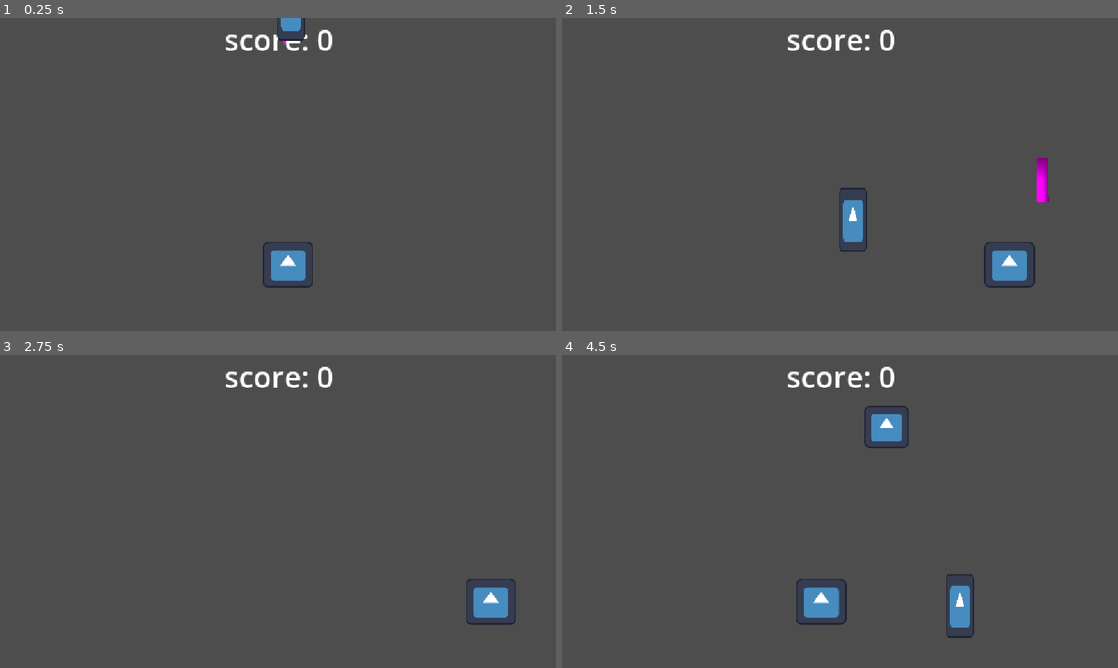
Above: before the commit, frames 1-4 (two rows, left to right).
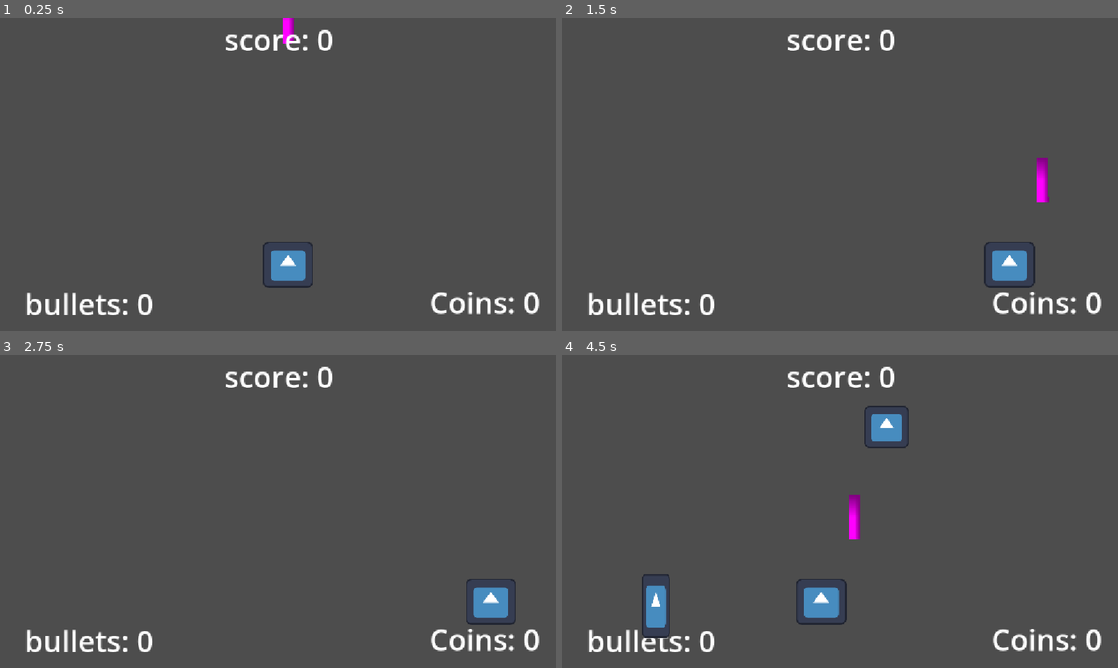
Above: after the commit, the same moments.

Repository: tanst-lang/Zombie-runner
Game: Godot game, scene res://world_scene.tscn
Two runs of this game, one before a commit and one after it. Both use one fixed random seed, a clock stepped at 60 frames per second and the inputs below. The engine's default icon, where the game draws it, is replaced by a stand-in: a white triangle on a blue panel in a dark square.
Inputs:
- Up to frame 1 (0.25 s): no input
- Up to frame 2 (1.5 s): hold Right (player_right) 0.53-1.28 s; tap Space (shoot) at 0.6, 1.35 s; hold Left (player_left) from 1.28 s (still down)
- Up to frame 3 (2.75 s): release Left (player_left) at 2.03 s; hold Right (player_right) from 2.03 s (still down); tap Space (shoot) at 2.1 s
- Up to frame 4 (4.5 s): tap Space (shoot) at 2.85, 3.6, 4.35 s; release Right (player_right) at 3.53 s; hold Left (player_left) from 3.53 s (still down)

The runs differ from the first frame. In frame 1, 1.5% of the frame differs, in the area x 4-97%, y 0-95%; in frame 2, 1.8%; in frame 3, 1.2%; in frame 4, 2.7%, in the area x 4-97%, y 44-95%.

Commit message:
enemies successfully die when hit
all collisions work
added Ui but doesn't look correct
next need to add game restart and coins

Diff:
--- a/zombie-runner/enemy.gd
+++ b/zombie-runner/enemy.gd
@@ -9,6 +9,8 @@
 func _on_area_entered(area: Area2D) -> void:
 	if area is bullet:
 		print("bullet")
+		queue_free()
+		area.queue_free()
 		enemy_killed.emit()
 
 	if area is player:
--- a/zombie-runner/enemy_spawner.gd
+++ /dev/null
@@ -1,8 +0,0 @@
-extends Node2D
-
-func _on_timer_timeout() -> void:
-	var enemy = preload("res://enemy_scene.tscn").instantiate()
-	enemy.position.y = 0
-	enemy.position.x = randf_range(1,110) * 10
-
-	add_child(enemy)
--- a/zombie-runner/player_scene.gd
+++ b/zombie-runner/player_scene.gd
@@ -15,7 +15,7 @@
 	if Input.is_action_pressed("player_right") and position.x < 1100:
 		position.x += SPEED
 
-	if Input.is_action_just_pressed("shoot") and ammo > 0:
+	if Input.is_action_just_pressed("shoot") :
 		var bullet = bullet_prefab.instantiate()
 		bullet.position = position
 		ammo -=1
--- a/zombie-runner/world.gd
+++ b/zombie-runner/world.gd
@@ -10,8 +10,21 @@
 func _process(delta: float) -> void:
 	pass
 
+
+
+func _on_timer_timeout() -> void:
+	var enemy = preload("res://enemy_scene.tscn").instantiate()
+	enemy.position.y = 0
+	enemy.position.x = randf_range(1,110) * 10
+	enemy.enemy_killed.connect(_on_enemy_killed)
+	add_child(enemy)
+
+
 func _update_ui():
 	$game_ui/score_label.text = "score: " + str(score)
 
-func _on_enemy_enemy_killed() -> void:
+
+func _on_enemy_killed():
+	print("enemy killed")
 	score += 10
+	_update_ui()
--- a/zombie-runner/world_scene.tscn
+++ b/zombie-runner/world_scene.tscn
@@ -3,9 +3,7 @@
 [ext_resource type="Script" uid="uid://b8vs2bpj8iumv" path="res://world.gd" id="1_cbn5i"]
 [ext_resource type="PackedScene" uid="uid://blg0gumwuixav" path="res://player_scene.tscn" id="1_vbdgo"]
 [ext_resource type="Script" uid="uid://dypd7otegk3si" path="res://obstacles_spawner.gd" id="2_77iun"]
-[ext_resource type="Script" uid="uid://ho2g5cllo3qf" path="res://enemy_spawner.gd" id="3_77iun"]
 [ext_resource type="PackedScene" uid="uid://dnaevhn75frux" path="res://bullet_scene.tscn" id="4_ijqok"]
-[ext_resource type="PackedScene" uid="uid://c1cnkhjwbj27r" path="res://enemy_scene.tscn" id="6_3gybg"]
 
 [sub_resource type="SystemFont" id="SystemFont_ge4e3"]
 
@@ -22,17 +20,14 @@
 [node name="bullet" parent="." unique_id=1576397597 instance=ExtResource("4_ijqok")]
 position = Vector2(599, 382)
 
+[node name="Timer" type="Timer" parent="." unique_id=2036157581]
+wait_time = 3.0
+autostart = true
+
 [node name="obstacles_spawner" type="Node2D" parent="." unique_id=433028103]
 script = ExtResource("2_77iun")
 
 [node name="Timer" type="Timer" parent="obstacles_spawner" unique_id=861446504]
-wait_time = 3.0
-autostart = true
-
-[node name="enemy spawner" type="Node2D" parent="." unique_id=1535173030]
-script = ExtResource("3_77iun")
-
-[node name="Timer" type="Timer" parent="enemy spawner" unique_id=2036157581]
 wait_time = 3.0
 autostart = true
 
@@ -53,12 +48,19 @@
 
 [node name="ammo_label" type="Label" parent="game_ui" unique_id=2067142503]
 layout_mode = 0
-offset_right = 40.0
-offset_bottom = 84.0
+offset_left = 51.0
+offset_top = 549.0
+offset_right = 318.0
+offset_bottom = 633.0
+text = "bullets: 0"
 
-[node name="enemy" parent="." unique_id=1360148667 instance=ExtResource("6_3gybg")]
-position = Vector2(604, -107)
+[node name="coins_label" type="Label" parent="game_ui" unique_id=1192901709]
+layout_mode = 0
+offset_left = 890.0
+offset_top = 546.0
+offset_right = 1142.0
+offset_bottom = 630.0
+text = "Coins: 0"
 
+[connection signal="timeout" from="Timer" to="." method="_on_timer_timeout"]
 [connection signal="timeout" from="obstacles_spawner/Timer" to="obstacles_spawner" method="_on_timer_timeout"]
-[connection signal="timeout" from="enemy spawner/Timer" to="enemy spawner" method="_on_timer_timeout"]
-[connection signal="enemy_killed" from="enemy" to="." method="_on_enemy_enemy_killed"]
Not shown, removed: zombie-runner/enemy_spawner.gd.uid
